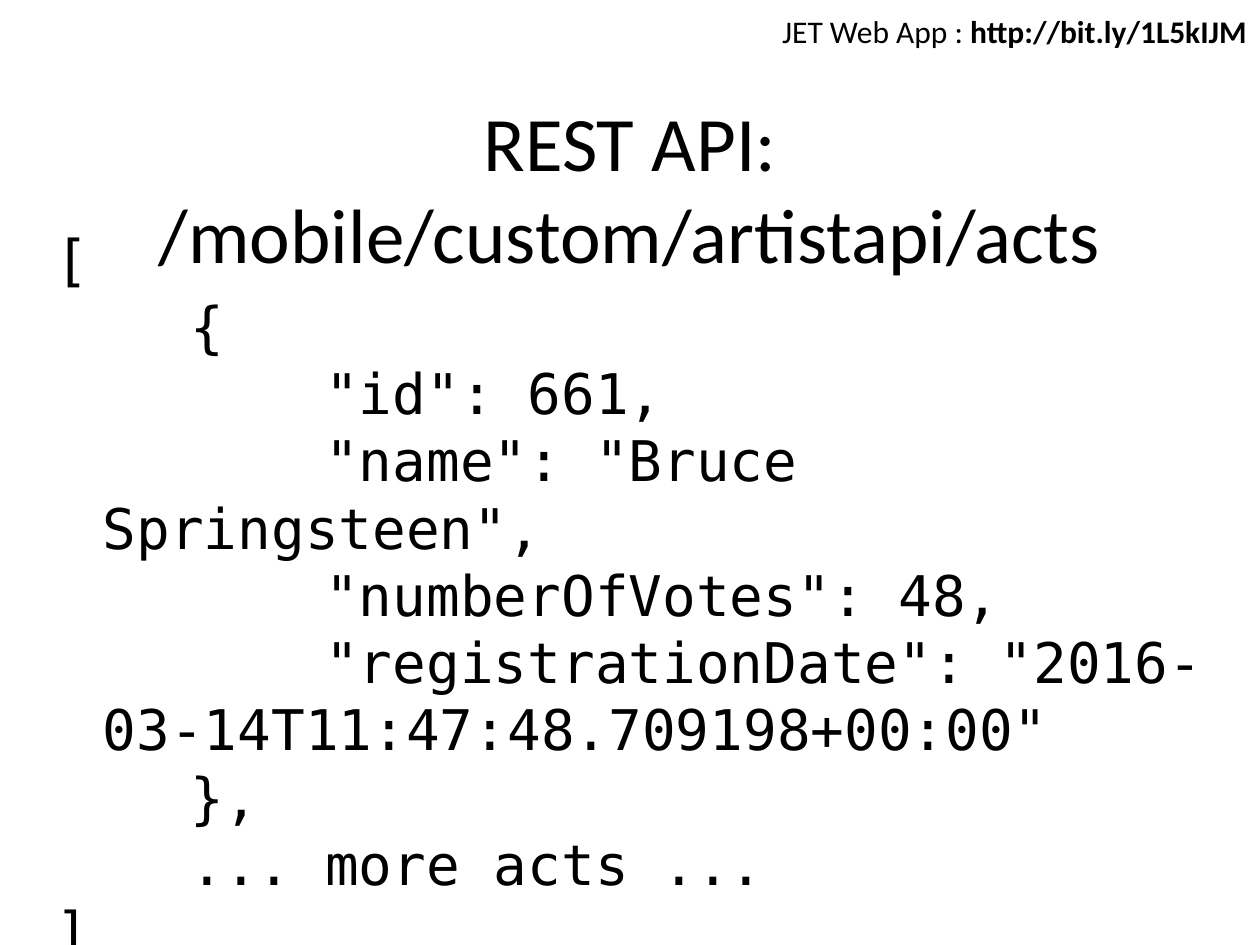
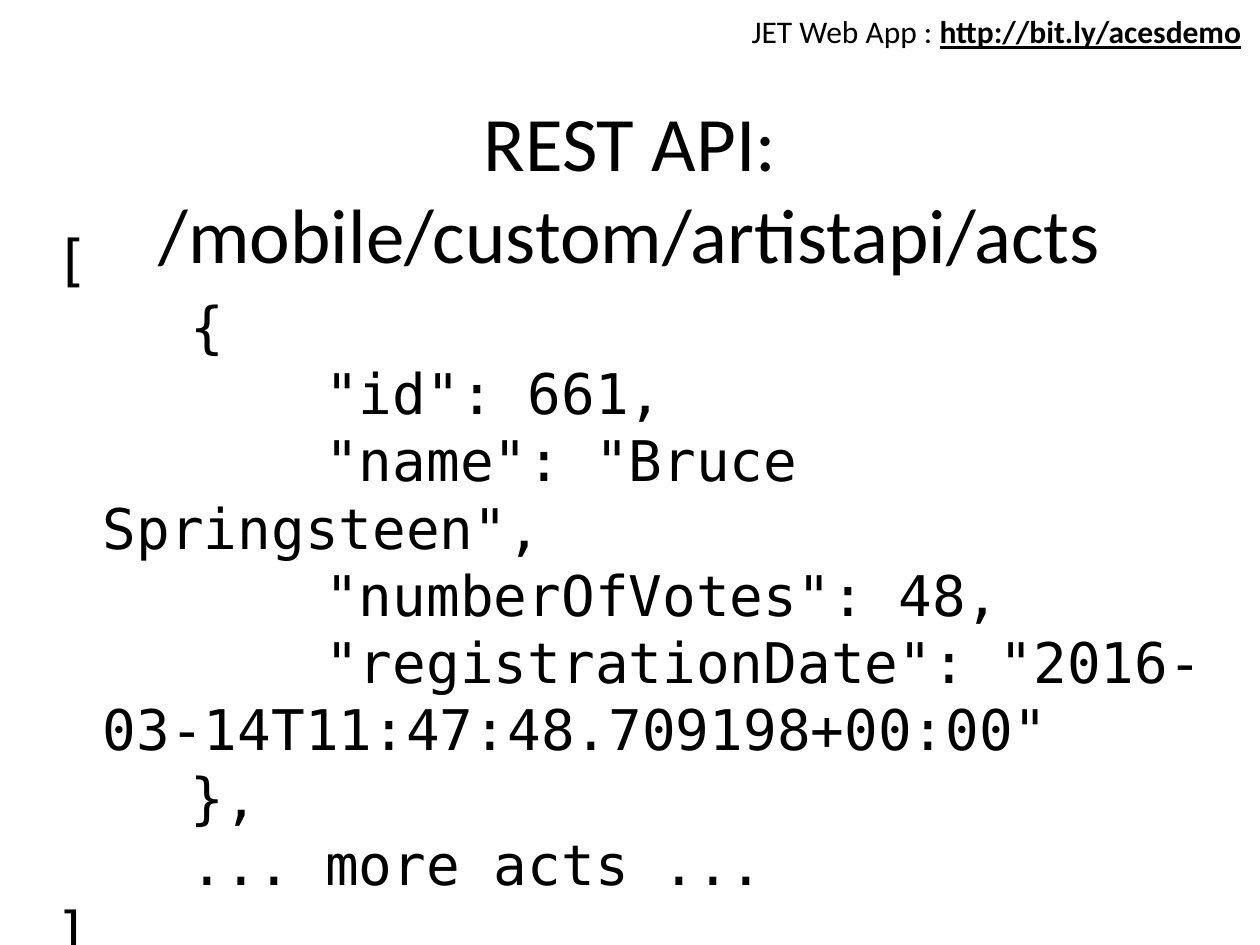
Before and after one commit to lucasjellema/aced-cloud-demo-ofmw2016-valencia, a slide deck: slide 12 of soaring-through-the-clouds-ofmw-forum2016-valencia-demo.pptx. Drawn at 1260x945 pixels with LibreOffice and Linux fonts; fonts in the diff are those of the drawing. Boxes give left, top, right and bottom in pixels: in the first picture for what was removed or moved away, otherwise in the second. Text is boxed around its words. In the diff, an @@ line names an element or a change of style, - is before the commit and + after.

```diff
--- a/soaring-through-the-clouds-ofmw-forum2016-valencia-demo.pptx
+++ b/soaring-through-the-clouds-ofmw-forum2016-valencia-demo.pptx
@@ text at [752, 21, 1241, 49]: text changed @@
-JET Web App : http://bit.ly/1L5kIJM
+JET Web App : http://bit.ly/acesdemo
```
Also in this commit, not shown: 8 other slides changed, 1 other file.
